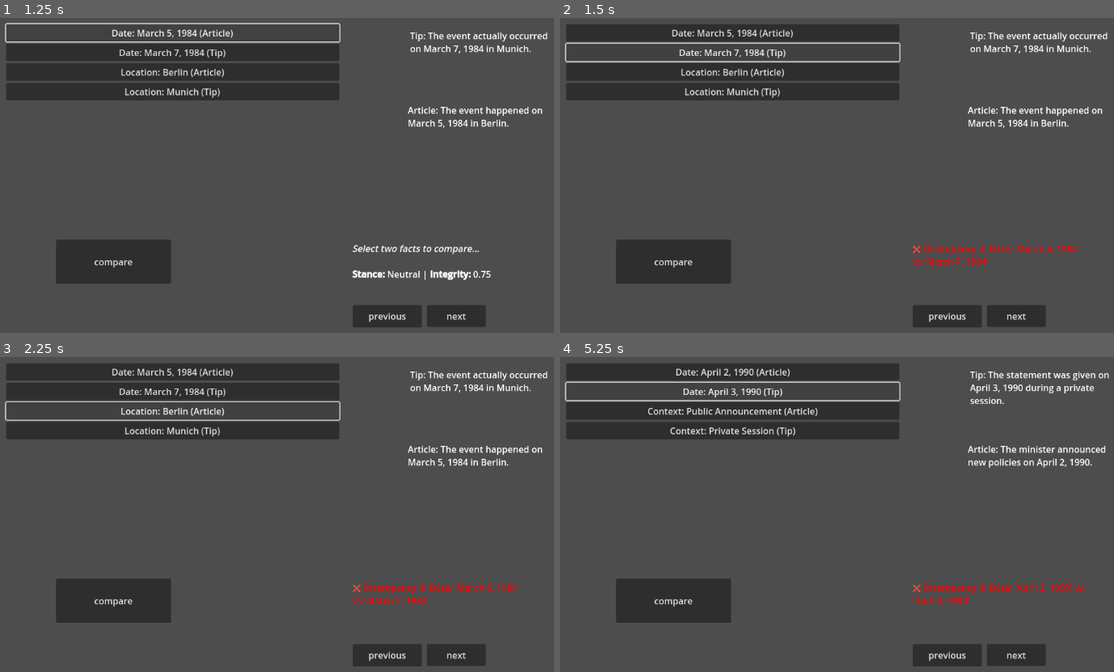
Above: before the commit, frames 1-4 (two rows, left to right).
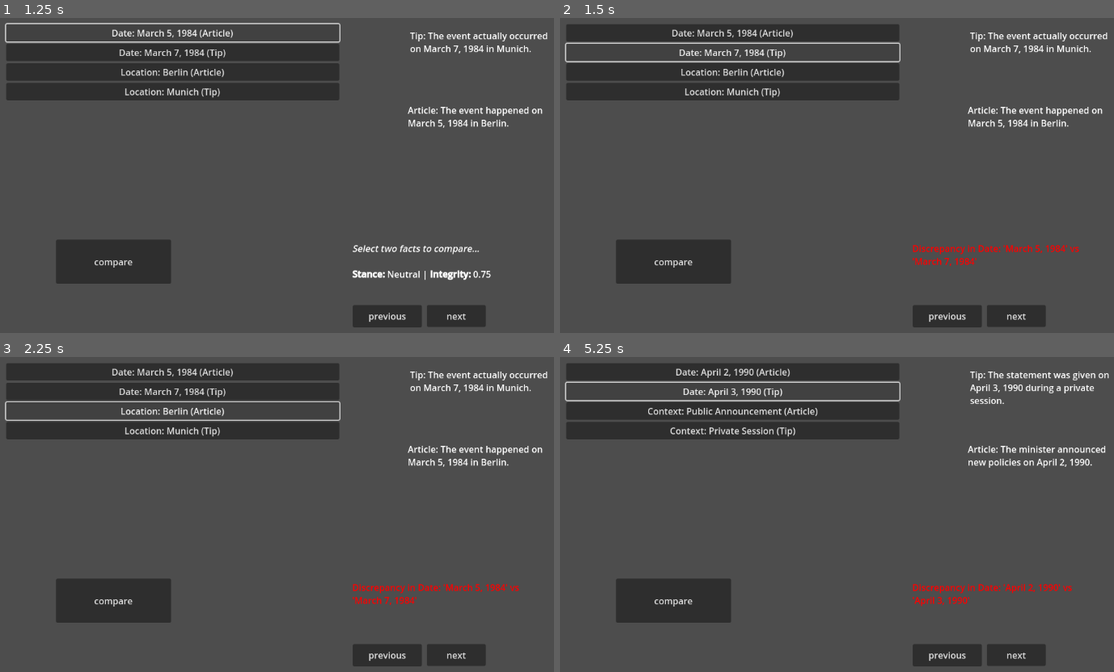
Above: after the commit, the same moments.

Repository: MontyMoonMoon/Fact-Checking-Playground
Game: Godot game, scene res://node_2d.tscn
Same seed, same stepped clock (60 frames per second), same inputs: the game is played once before the commit and once after it.
Inputs:
- Up to frame 1 (1.25 s): click "Date: March 5, 1984 (Article)" at 0.5 s
- Up to frame 2 (1.5 s): click "Date: March 7, 1984 (Tip)" at 1.25 s
- Up to frame 3 (2.25 s): click "Location: Berlin (Article)" at 2 s
- Up to frame 4 (5.25 s): click "Location: Munich (Tip)" at 2.75 s; click "next" at 3.5 s; click "Date: April 2, 1990 (Article)" at 4.25 s; click "Date: April 3, 1990 (Tip)" at 5 s

Frame 1 is identical in both runs. In frame 2, 0.6% of the frame differs, in the area x 63-94%, y 72-79%; in frame 3, 0.6%; in frame 4, 0.5%.

Commit message:
Minor Revisions

Diff:
--- a/InfoSelector.gd
+++ b/InfoSelector.gd
@@ -10,12 +10,12 @@
 
 var available_infos = []  # Will contain dicts like { "type": "article" | "tip", "title": "X", "content": "Y" }
 var selected_info = null
-var comparer_scene_ref = null  # Reference to your ArticleComparer if needed
+var comparer_scene_ref = null  #Reference to your ArticleComparer if needed
 
 func _ready():
 	info_popup.hide()
 
-	# Example placeholder data for testing
+	#PLACEHOLDER
 	available_infos = [
 		{"type": "article", "title": "Vaccine Study Findings", "content": "Recent studies show..."},
 		{"type": "tip", "title": "Check Sources Carefully", "content": "Always verify URLs and..."},
--- a/article_comparer.gd
+++ b/article_comparer.gd
@@ -1,7 +1,7 @@
 extends Control
 class_name ArticleComparer
 
-# --- Fact class ---
+#Fact class
 class Fact:
 	var category: String
 	var value: String
@@ -15,7 +15,7 @@
 		true_value = _true_value
 
 
-# --- Node references ---
+#Node references
 @onready var article_label = $ArticleText
 @onready var tip_label = $TipText
 @onready var facts_container = $FactsContainer
@@ -29,13 +29,13 @@
 
 
 func _ready():
-	# Load your JSON data
+	#Load your JSON data
 	var file = FileAccess.open("res://dataset.json", FileAccess.READ)
 	if file:
 		var data = JSON.parse_string(file.get_as_text())
 		if typeof(data) == TYPE_DICTIONARY and data.has("cases"):
 			comparisons_data = data["cases"]
-			print("✅ Loaded", comparisons_data.size(), "cases")
+			print("Loaded", comparisons_data.size(), "cases")
 		else:
 			push_error("Invalid JSON format: missing 'cases' array")
 	else:
@@ -53,7 +53,7 @@
 	_display_comparison(current_index)
 
 
-# --- Display a single case ---
+#Display a single case
 func _display_comparison(index: int):
 	if comparisons_data.is_empty():
 		return
@@ -91,7 +91,7 @@
 	result_text.text = "[i]Select two facts to compare...[/i]\n\n[b]Stance:[/b] %s | [b]Integrity:[/b] %s" % [stance, integrity]
 
 
-# --- Create a fact button ---
+#Create a fact button
 func _add_fact_button(fact: Fact):
 	var btn = Button.new()
 	btn.text = "%s: %s (%s)" % [fact.category, fact.value, fact.source]
@@ -99,7 +99,7 @@
 	facts_container.add_child(btn)
 
 
-# --- Select facts and compare when two are picked ---
+#Select facts and compare when two are picked
 func _on_fact_selected(fact: Fact, btn: Button):
 	if selected_facts.has(fact):
 		selected_facts.erase(fact)
@@ -113,13 +113,13 @@
 		_show_result(result)
 		selected_facts.clear()
 
-		# reset button highlight
+		#reset button highlight
 		for child in facts_container.get_children():
 			if child is Button:
 				child.remove_theme_color_override("font_color")
 
 
-# --- Compare two facts (placeholder for ML integration) ---
+#Compare two facts (placeholder for ML integration)
 func compare_facts(fact_a: ArticleComparer.Fact, fact_b: ArticleComparer.Fact) -> Dictionary:
 	var result = {
 		"is_discrepancy": false,
@@ -130,7 +130,7 @@
 	if fact_a.category == fact_b.category:
 		if fact_a.value != fact_b.value:
 			result.is_discrepancy = true
-			result.reason = "❌ Discrepancy in %s: '%s' vs '%s'" % [fact_a.category, fact_a.value, fact_b.value]
+			result.reason = "Discrepancy in %s: '%s' vs '%s'" % [fact_a.category, fact_a.value, fact_b.value]
 
 			# Placeholder truth comparison logic
 			if fact_a.true_value != "" or fact_b.true_value != "":
@@ -139,16 +139,16 @@
 				var b_correct = fact_b.value == truth
 
 				if a_correct and b_correct:
-					result.truth_status = "🟩 Both are correct."
+					result.truth_status = "Both are correct."
 				elif a_correct:
-					result.truth_status = "🟩 Article is correct, Tip is false."
+					result.truth_status = "Article is correct, Tip is false."
 				elif b_correct:
-					result.truth_status = "🟩 Tip is correct, Article is false."
+					result.truth_status = "Tip is correct, Article is false."
 				else:
-					result.truth_status = "🟥 Both are incorrect."
+					result.truth_status = "Both are incorrect."
 		else:
 			result.reason = "✔ Facts match: %s = %s" % [fact_a.category, fact_a.value]
-			result.truth_status = "🟩 Matching facts — consistent."
+			result.truth_status = "Matching facts — consistent."
 	else:
 		result.reason = "⚠ Different categories: cannot compare directly."
 		result.truth_status = "N/A"
@@ -156,7 +156,7 @@
 	return result
 
 
-# --- Show result on screen ---
+#Show result on screen
 func _show_result(result: Dictionary):
 	var text = result.reason
 	if result.truth_status != "":
@@ -168,7 +168,7 @@
 		result_text.text = "[color=green]%s[/color]" % text
 
 
-# --- Navigation ---
+#Navigation
 func _on_next_pressed():
 	_display_comparison(current_index + 1)
 
